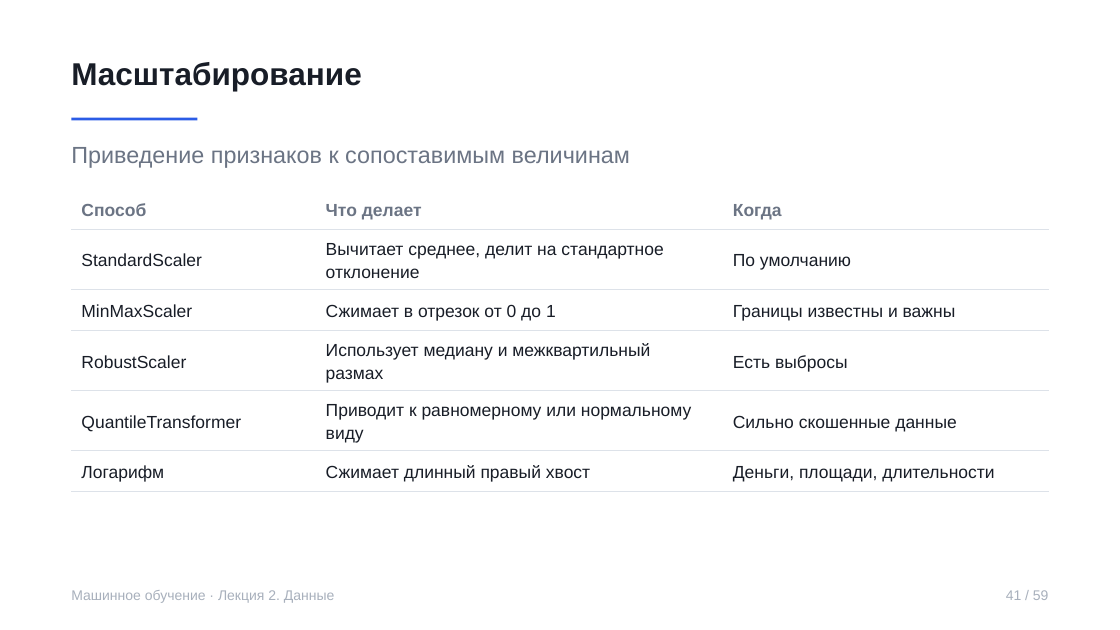
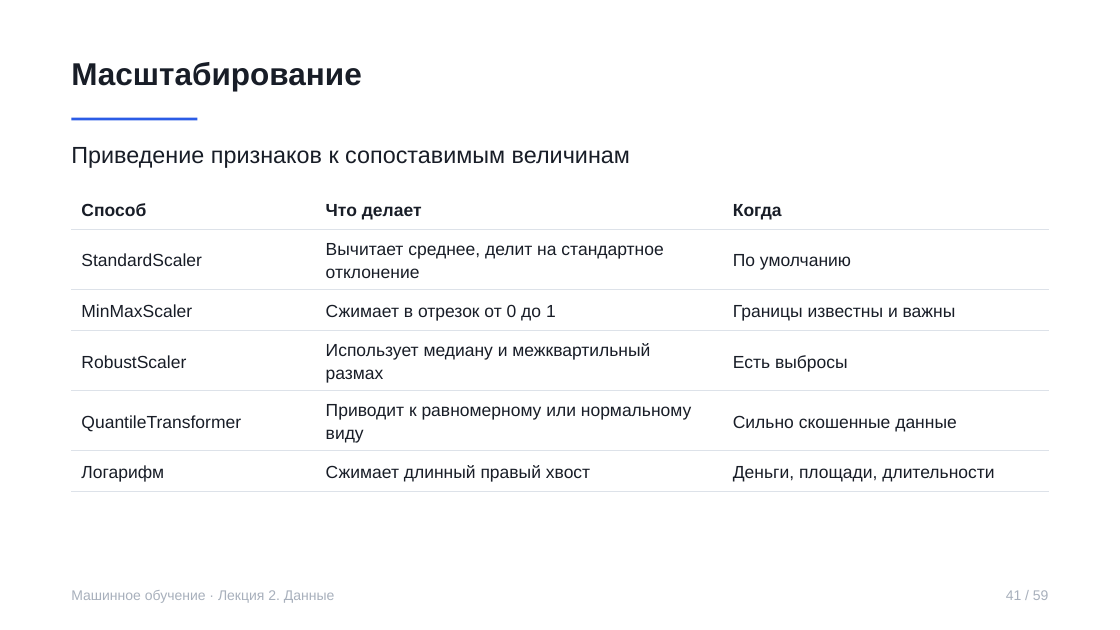
Before and after one commit to rustam-azimov/ml-course-spbu, a slide deck: slide 41 of lectures/lecture02.pptx. Drawn at 1120x630 pixels with LibreOffice and Linux fonts; fonts in the diff are those of the drawing. Boxes give left, top, right and bottom in pixels: in the first picture for what was removed or moved away, otherwise in the second. Text is boxed around its words. In the diff, an @@ line names an element or a change of style, - is before the commit and + after.

```diff
--- a/lectures/lecture02.pptx
+++ b/lectures/lecture02.pptx
@@ text "Приведение признаков к сопоставимым величинам" at box(71, 147, 630, 168): text colour #6B7484 to #181D27 @@
@@ table at box(71, 188, 1049, 486) @@
@@ text colour #6B7484 to #181D27 in "Способ", "Что делает", "Когда" @@
```
Also in this commit, not shown: 50 other slides changed, 5 other files.
